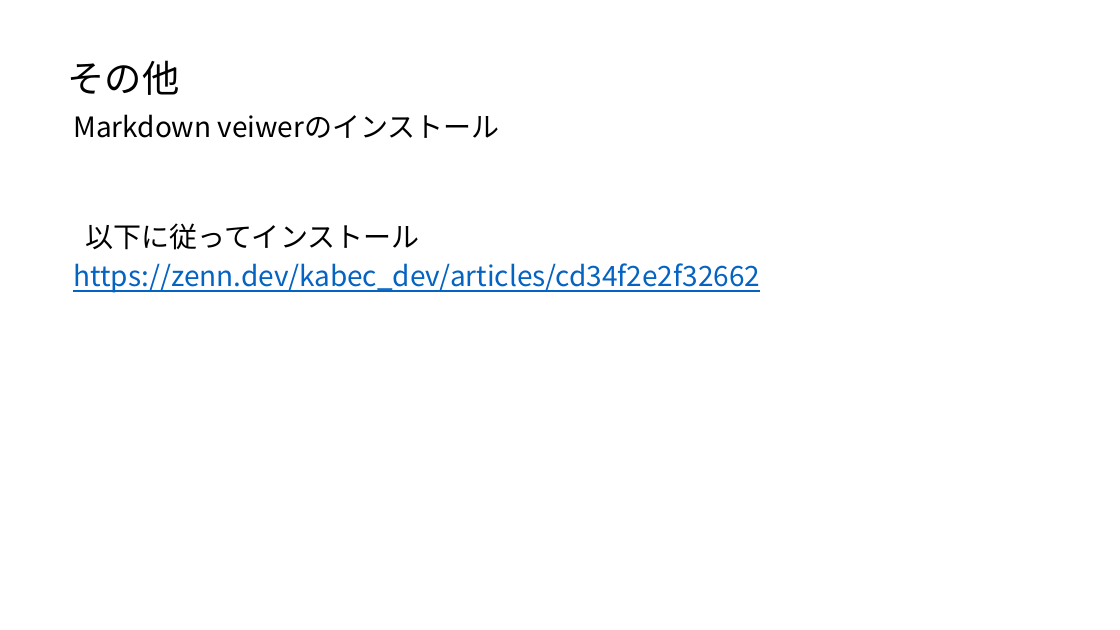
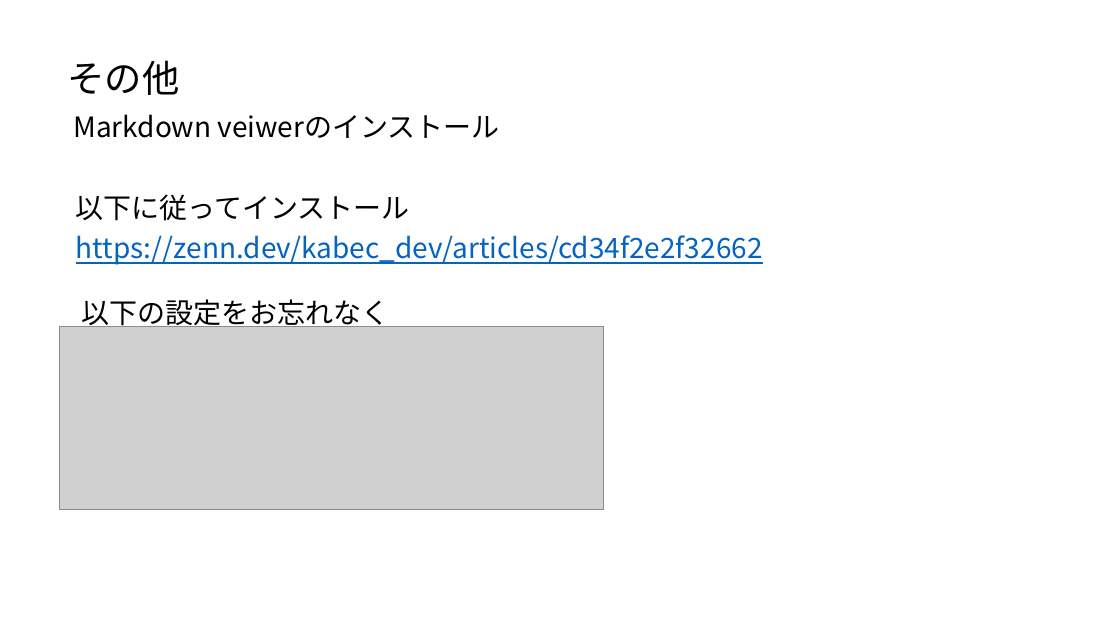
Before and after one commit to ueharaLab/NLP_1-introduction, a slide deck: slide 9 of anaconda.pptx. Drawn at 1120x630 pixels with LibreOffice and Linux fonts; fonts in the diff are those of the drawing; grey boxes stand for pictures. Boxes give left, top, right and bottom in pixels: in the first picture for what was removed or moved away, otherwise in the second. Text is boxed around its words. In the diff, an @@ line names an element or a change of style, - is before the commit and + after.

```diff
--- a/anaconda.pptx
+++ b/anaconda.pptx
@@ text "以下に従ってインストール" moved from (x1=85, y1=223, x2=419, y2=250) to (x1=76, y1=194, x2=410, y2=221) @@
@@ text "https://zenn.dev/kabec_dev/articles/cd34f2e2f32662" moved from (x1=73, y1=263, x2=760, y2=293) to (x1=76, y1=235, x2=763, y2=265) @@
@@ text added at (x1=82, y1=299, x2=390, y2=331), 24 pt, text #000000 @@
+以下の設定をお忘れなく
@@ picture added at (x1=59, y1=327, x2=603, y2=509) @@
```
Also in this commit, not shown: 2 slides added, 1 other file.
